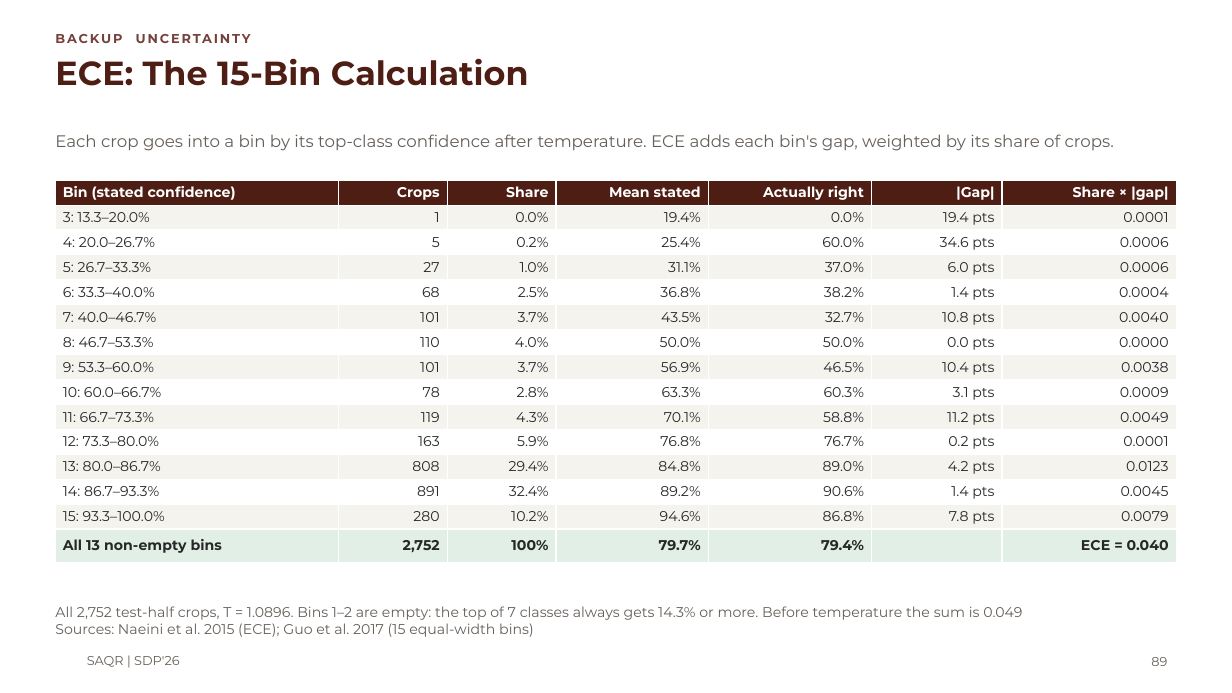
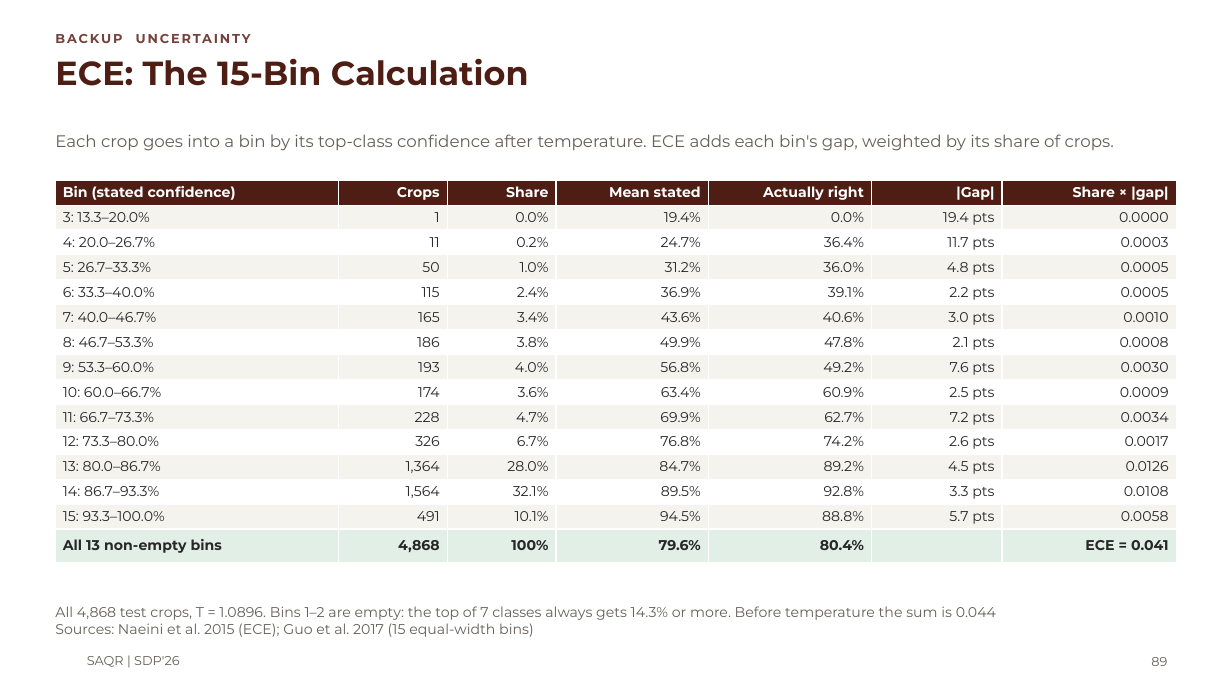
Before and after one commit to MASAR-AUS/SAQR, a slide deck: slide 89 of SAQR CMP490 Presentation.pptx. Drawn at 1232x693 pixels with LibreOffice and Linux fonts; fonts in the diff are those of the drawing; background and template pictures are left out. Boxes give left, top, right and bottom in pixels: in the first picture for what was removed or moved away, otherwise in the second. Text is boxed around its words. In the diff, an @@ line names an element or a change of style, - is before the commit and + after.

```diff
--- a/SAQR CMP490 Presentation.pptx
+++ b/SAQR CMP490 Presentation.pptx
@@ table at (55, 180, 1177, 563) @@
-row 2, column 7: 0.0001
+row 2, column 7: 0.0000
-row 3: 4: 20.0–26.7% | 5 | 0.2% | 25.4% | 60.0% | 34.6 pts | 0.0006
+row 3: 4: 20.0–26.7% | 11 | 0.2% | 24.7% | 36.4% | 11.7 pts | 0.0003
-row 4: 5: 26.7–33.3% | 27 | 1.0% | 31.1% | 37.0% | 6.0 pts | 0.0006
+row 4: 5: 26.7–33.3% | 50 | 1.0% | 31.2% | 36.0% | 4.8 pts | 0.0005
-row 5: 6: 33.3–40.0% | 68 | 2.5% | 36.8% | 38.2% | 1.4 pts | 0.0004
+row 5: 6: 33.3–40.0% | 115 | 2.4% | 36.9% | 39.1% | 2.2 pts | 0.0005
-row 6: 7: 40.0–46.7% | 101 | 3.7% | 43.5% | 32.7% | 10.8 pts | 0.0040
+row 6: 7: 40.0–46.7% | 165 | 3.4% | 43.6% | 40.6% | 3.0 pts | 0.0010
-row 7: 8: 46.7–53.3% | 110 | 4.0% | 50.0% | 50.0% | 0.0 pts | 0.0000
+row 7: 8: 46.7–53.3% | 186 | 3.8% | 49.9% | 47.8% | 2.1 pts | 0.0008
-row 8: 9: 53.3–60.0% | 101 | 3.7% | 56.9% | 46.5% | 10.4 pts | 0.0038
+row 8: 9: 53.3–60.0% | 193 | 4.0% | 56.8% | 49.2% | 7.6 pts | 0.0030
-row 9: 10: 60.0–66.7% | 78 | 2.8% | 63.3% | 60.3% | 3.1 pts | 0.0009
+row 9: 10: 60.0–66.7% | 174 | 3.6% | 63.4% | 60.9% | 2.5 pts | 0.0009
-row 10: 11: 66.7–73.3% | 119 | 4.3% | 70.1% | 58.8% | 11.2 pts | 0.0049
+row 10: 11: 66.7–73.3% | 228 | 4.7% | 69.9% | 62.7% | 7.2 pts | 0.0034
-row 11: 12: 73.3–80.0% | 163 | 5.9% | 76.8% | 76.7% | 0.2 pts | 0.0001
+row 11: 12: 73.3–80.0% | 326 | 6.7% | 76.8% | 74.2% | 2.6 pts | 0.0017
-row 12: 13: 80.0–86.7% | 808 | 29.4% | 84.8% | 89.0% | 4.2 pts | 0.0123
+row 12: 13: 80.0–86.7% | 1,364 | 28.0% | 84.7% | 89.2% | 4.5 pts | 0.0126
-row 13: 14: 86.7–93.3% | 891 | 32.4% | 89.2% | 90.6% | 1.4 pts | 0.0045
+row 13: 14: 86.7–93.3% | 1,564 | 32.1% | 89.5% | 92.8% | 3.3 pts | 0.0108
-row 14: 15: 93.3–100.0% | 280 | 10.2% | 94.6% | 86.8% | 7.8 pts | 0.0079
+row 14: 15: 93.3–100.0% | 491 | 10.1% | 94.5% | 88.8% | 5.7 pts | 0.0058
-row 15: All 13 non-empty bins | 2,752 | 100% | 79.7% | 79.4% |  | ECE = 0.040
+row 15: All 13 non-empty bins | 4,868 | 100% | 79.6% | 80.4% |  | ECE = 0.041
@@ text at (55, 606, 996, 620): text changed @@
-All 2,752 test-half crops, T = 1.0896. Bins 1–2 are empty: the top of 7 classes always gets 14.3% or more. Before temperature the sum is 0.049
+All 4,868 test crops, T = 1.0896. Bins 1–2 are empty: the top of 7 classes always gets 14.3% or more. Before temperature the sum is 0.044
```
Also in this commit, not shown: 15 other slides changed, 3 other files.
